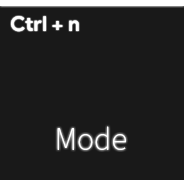
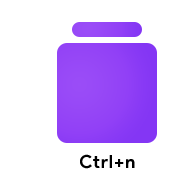
Layer changes from the first 184x180 image to the second:
removed layer "Ctrl + n" over [11, 16, 79, 32]
removed layer "Mode" over [57, 126, 126, 150]
removed layer "Rectangle 7" (was 90%) over [0, 6, 184, 180]
added layer "Ctrl+n" above "Rounded Rectangle 1 copy" over [80, 154, 135, 169]
added layer "Rounded Rectangle 1 copy" above "Rounded Rectangle 1" over [72, 22, 142, 37]
added layer "Rounded Rectangle 1" over [57, 43, 157, 143]
